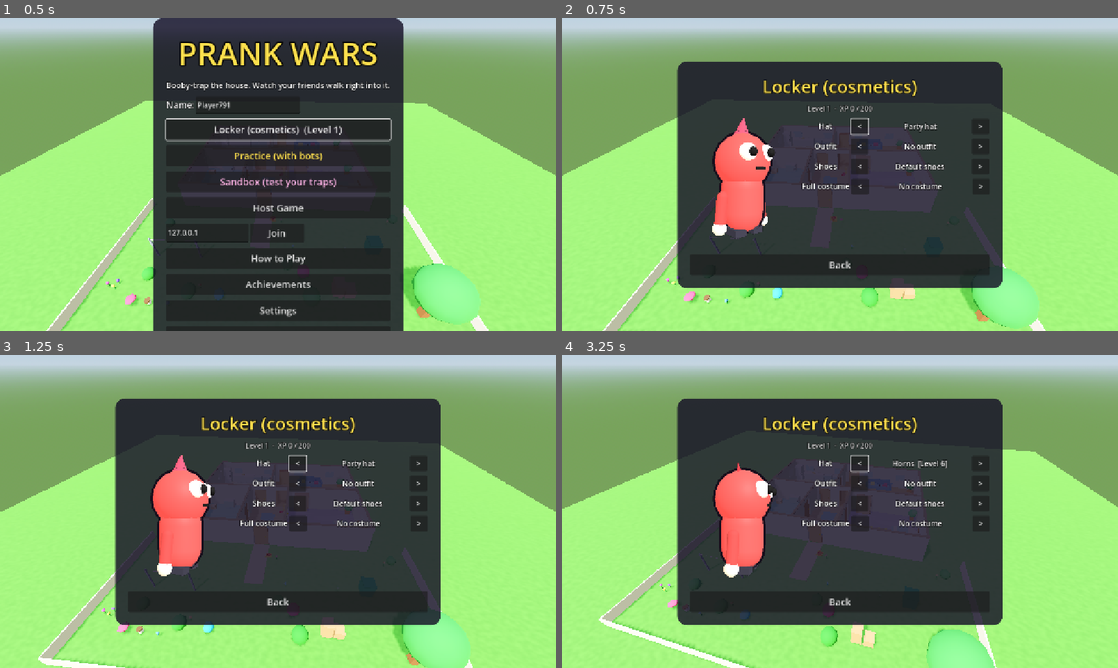
Above: before the commit, frames 1-4 (two rows, left to right).
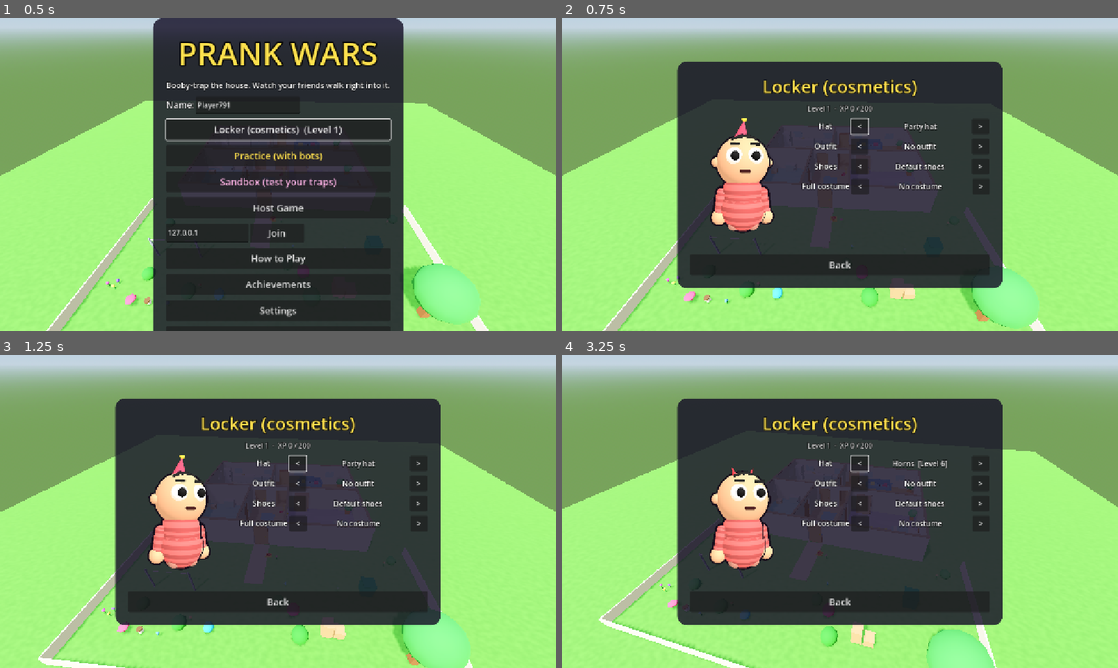
Above: after the commit, the same moments.

Repository: rraeyz/Prank_Wars
Game: Godot game, scene res://scenes/main.tscn
Two runs of this game, one before a commit and one after it. Both use one fixed random seed, a clock stepped at 60 frames per second and the inputs below.
Inputs (mouse positions are in pixels of both pictures, inside the frame that each line leads up to):
- Up to frame 1 (0.5 s): no input
- Up to frame 2 (0.75 s): click "Locker (cosmetics) (Level 1)" at 0.5 s
- Up to frame 3 (1.25 s): no input
- Up to frame 4 (3.25 s): tap Enter (chat) at 1.25 s; move the mouse to (962, 495) at 1.27 s; hold D (move_right) 1.28-2.03 s; tap G (ghost) at 1.35, 2.3 s; click (962, 495) at 1.42 s; tap Space (jump) at 1.52, 2.27 s; tap V (taunt) at 1.55, 2.1, 3.05 s; move the mouse to (728, 527) at 2.02 s; hold S (move_down) 2.03-2.78 s; move the mouse to (895, 442) at 2.77 s; hold D (move_right) from 2.78 s (still down); click (895, 442) at 2.85 s

Frame 1 is identical in both runs. In frame 2, 2.7% of the frame differs, in the area x 26-39%, y 32-71%; in frame 3, 2.7%; in frame 4, 2.7%.

Commit message:
Yeni karakterler: pijamalı, büyük kafalı ev arkadaşları; ten/saç çeşitleri, desenli pijama, terlik, kocaman eller; duruma göre değişen yüz (korku, sinsi, surat asma, göz kırpma)
Co-Authored-By: Claude Opus 5.5 <noreply@anthropic.com>
Claude-Session: https://claude.ai/code/session_01JFvHhXoGGsaEn8ymwmaVcf

Diff:
--- a/scripts/avatar.gd
+++ b/scripts/avatar.gd
@@ -69,6 +69,15 @@
 var _mess_color := Color.WHITE
 var _flour := 0.0
 var _stars: Node3D
+var _skin_mat: StandardMaterial3D
+var _hair: Node3D
+var _eyes: Array = []
+var _brows: Array = []
+var _cheeks: Array = []
+var _mouth: MeshInstance3D
+var _teeth: MeshInstance3D
+var _blink_at := 0.0
+var _skin_base := Color.WHITE
 var _head: Node3D
 var _lamp: OmniLight3D
 var _umbrella: Node3D
@@ -120,35 +129,102 @@
 		collision_mask = 0
 
 
+const SKIN_TONES := [Color("f6d2b8"), Color("e8b48f"), Color("c68863"), Color("8d5a3b"), Color("f1c27d"), Color("5c3b28")]
+const HAIR_COLORS := [Color("3b2417"), Color("e8c15a"), Color("b5462b"), Color("1a1a1a"), Color("7a4b2a"), Color("d9d9d9")]
+static var _pattern_cache := {}
+
+
+## Pajama fabric: the player's color with dots / stripes / checks (made in code, no image files).
+static func _pajama_tex(c: Color, kind: int) -> ImageTexture:
+	var key := "%s%d" % [c.to_html(), kind]
+	if _pattern_cache.has(key):
+		return _pattern_cache[key]
+	var img := Image.create(64, 64, false, Image.FORMAT_RGB8)
+	var light := Color.WHITE
+	for y in 64:
+		for x in 64:
+			var on := false
+			match kind:
+				0:
+					on = Vector2(x % 16 - 8, y % 16 - 8).length() < 3.5
+				1:
+					on = (y / 8) % 2 == 0
+				2:
+					on = ((x / 8) + (y / 8)) % 2 == 0
+			img.set_pixel(x, y, light if on else c)
+	var t := ImageTexture.create_from_image(img)
+	_pattern_cache[key] = t
+	return t
+
+
 func _build_visual() -> void:
 	body_root = Node3D.new()
 	add_child(body_root)
+	var skin: Color = SKIN_TONES[(slot * 7) % SKIN_TONES.size()]
+	# pajama body: pear-shaped, patterned fabric, white cuffs
 	_mat = StandardMaterial3D.new()
 	_mat.albedo_color = color
-	_mat.roughness = 0.6
+	_mat.albedo_texture = _pajama_tex(Color(0.74, 0.74, 0.74), slot % 3)
+	_mat.uv1_scale = Vector3(3, 2, 1)
+	_mat.roughness = 0.85
 	U.outline(_mat, 0.03)
-	var torso := U.capsule(0.31, 0.95, color, Vector3(0, -0.22, 0), body_root)
+	var torso := U.capsule(0.33, 0.9, color, Vector3(0, -0.24, 0), body_root)
 	torso.material_override = _mat
+	var belly := U.sphere(0.37, color, Vector3(0, -0.42, 0), body_root, 16)
+	belly.material_override = _mat
+	U.cyl(0.2, 0.06, Color.WHITE, Vector3(0, 0.08, 0), body_root)  # collar
 	# head pivot: eyes, mouth, hat and stars ride on it so the "big heads" rule can scale it
 	_head = Node3D.new()
-	_head.position = Vector3(0, 0.32, 0)
+	_head.position = Vector3(0, 0.36, 0)
 	body_root.add_child(_head)
-	var head := U.sphere(0.4, color, Vector3.ZERO, _head, 18)
-	head.material_override = _mat
+	_skin_mat = StandardMaterial3D.new()
+	_skin_mat.albedo_color = skin
+	_skin_base = skin
+	_skin_mat.roughness = 0.7
+	U.outline(_skin_mat, 0.025)
+	var head := U.sphere(0.43, skin, Vector3.ZERO, _head, 20)
+	head.material_override = _skin_mat
 	for sx in [-1.0, 1.0]:
-		U.sphere(0.12, Color.WHITE, Vector3(0.15 * sx, 0.10, -0.31), _head)
-		var pupil := U.sphere(0.06, Color("111111"), Vector3(0.15 * sx, 0.10, -0.41), _head)
+		var ear := U.sphere(0.09, skin, Vector3(0.42 * sx, 0.0, 0.02), _head, 8)
+		ear.material_override = _skin_mat
+	# hair tuft
+	_hair = Node3D.new()
+	_head.add_child(_hair)
+	var hc: Color = HAIR_COLORS[(slot * 3) % HAIR_COLORS.size()]
+	for k in 4:
+		var tuft := U.sphere(0.13 - k * 0.012, hc, Vector3(-0.12 + k * 0.08, 0.36 - absf(k - 1.5) * 0.03, -0.08 - k * 0.02), _hair, 8)
+		tuft.scale = Vector3(1, 0.8, 1)
+	# face
+	for sx in [-1.0, 1.0]:
+		var eye := U.sphere(0.13, Color.WHITE, Vector3(0.15 * sx, 0.08, -0.34), _head, 12)
+		_eyes.append(eye)
+		var pupil := U.sphere(0.065, Color("111111"), Vector3(0.15 * sx, 0.08, -0.45), _head)
 		_pupils.append(pupil)
+		var brow := Node3D.new()
+		brow.position = Vector3(0.15 * sx, 0.25, -0.38)
+		_head.add_child(brow)
+		U.box(Vector3(0.14, 0.035, 0.03), hc.darkened(0.2), Vector3.ZERO, brow)
+		_brows.append(brow)
+		var cheek := U.sphere(0.06, Color("ff8fa3"), Vector3(0.26 * sx, -0.08, -0.33), _head, 8)
+		cheek.scale = Vector3(1, 0.6, 0.4)
+		_cheeks.append(cheek)
+	_mouth = U.capsule(0.03, 0.16, Color("3a0f0f"), Vector3(0, -0.14, -0.41), _head)
+	_mouth.rotation.z = PI / 2.0
+	_teeth = U.box(Vector3(0.1, 0.03, 0.02), Color.WHITE, Vector3(0, -0.125, -0.43), _head)
+	# arms with big mitten hands, slippers
+	for sx in [-1.0, 1.0]:
 		var arm := Node3D.new()
-		arm.position = Vector3(0.33 * sx, -0.12, 0)
+		arm.position = Vector3(0.34 * sx, -0.1, 0)
 		body_root.add_child(arm)
-		var am := U.capsule(0.08, 0.5, color.darkened(0.15), Vector3(0, -0.22, 0), arm)
+		var am := U.capsule(0.09, 0.48, color, Vector3(0, -0.2, 0), arm)
+		am.material_override = _mat
 		am.name = "Arm"
-		U.sphere(0.1, Color("fff1e0"), Vector3(0, -0.47, 0), arm)
+		var hand := U.sphere(0.13, skin, Vector3(0, -0.46, 0), arm, 10)
+		hand.material_override = _skin_mat
 		_arms.append(arm)
-		var foot := U.box(Vector3(0.18, 0.1, 0.28), Color("333344"), Vector3(0.15 * sx, -0.66, -0.04), body_root)
+		var foot := U.capsule(0.1, 0.34, color.darkened(0.45).lerp(Color("f7e1c6"), 0.5), Vector3(0.16 * sx, -0.66, -0.05), body_root)
+		foot.rotation.x = PI / 2.0
 		_feet.append(foot)
-	U.box(Vector3(0.16, 0.035, 0.02), Color("111111"), Vector3(0, -0.10, -0.39), _head)  # mouth
 	_splats = Node3D.new()
 	body_root.add_child(_splats)
 	_hat = Node3D.new()
@@ -524,7 +600,7 @@
 		var dt := minf(delta, 1.0 / 30.0)
 		_pupil_v[i] = (_pupil_v[i] + (target - _pupil_off[i]) * 300.0 * dt).limit_length(3.0) * 0.85
 		_pupil_off[i] = (_pupil_off[i] + _pupil_v[i] * dt).limit_length(0.08)
-		var base := Vector3(0.15 * (-1.0 if i == 0 else 1.0), 0.10, -0.41)
+		var base := Vector3(0.15 * (-1.0 if i == 0 else 1.0), 0.08, -0.45)
 		_pupils[i].position = base + _pupil_off[i].limit_length(0.06)
 	var rule: String = world.modifier if world else ""
 	var hs := 1.75 if rule == "bighead" else 1.0
@@ -558,11 +634,78 @@
 	_tape.visible = (flags & F.STUCK) != 0
 	if _tape.visible:
 		_tape.global_position = Vector3(p.x, maxf(p.y - HALF_H, 0.0) + HALF_H, p.z)
-	var c := color
+	var c := color.lightened(0.15)
 	if mess > 0.0:
 		c = c.lerp(_mess_color, clampf(mess / 160.0, 0.0, 0.45))
 	c = c.lerp(Color.WHITE, _flour)
 	if (flags & F.WET) != 0:
 		c = c.darkened(0.25)
 	_mat.albedo_color = c
+	if _skin_mat and _flour > 0.0:
+		_skin_mat.albedo_color = _skin_base.lerp(Color.WHITE, _flour)
+	_update_face(knocked)
+	if _skin_mat and _flour > 0.0:
+		_skin_mat.albedo_color = _skin_base.lerp(Color.WHITE, _flour)
+	_update_face(knocked)
 	_label.visible = world == null or world.show_names
+
+
+## Cartoon face: brows + mouth + eye size tell how the bean feels (readable in clips).
+func _update_face(knocked: bool) -> void:
+	var now := Time.get_ticks_msec() * 0.001
+	var mood := "neutral"
+	if knocked or (flags & F.PANIC) != 0:
+		mood = "scared"
+	elif (flags & (F.WET | F.STUCK | F.HAT)) != 0:
+		mood = "grumpy"
+	elif now < taunt_until:
+		mood = "smug"
+	elif (flags & F.ACT) != 0:
+		mood = "focus"
+	elif world and world.phase == "setup" and team == world.trapper_team:
+		mood = "sneaky"
+	var brow_rot := 0.0
+	var brow_y := 0.25
+	var mouth_scale := Vector3(1, 1, 1)
+	var eye_s := 1.0
+	var teeth := false
+	var blush := false
+	match mood:
+		"scared":
+			brow_rot = -0.35
+			brow_y = 0.31
+			mouth_scale = Vector3(2.2, 2.6, 1)
+			eye_s = 1.25
+		"grumpy":
+			brow_rot = 0.4
+			brow_y = 0.22
+			mouth_scale = Vector3(0.7, 0.6, 1)
+		"smug":
+			brow_rot = 0.25
+			mouth_scale = Vector3(1.4, 1.0, 1)
+			teeth = true
+			blush = true
+		"sneaky":
+			brow_rot = 0.3
+			brow_y = 0.23
+			mouth_scale = Vector3(1.2, 0.8, 1)
+			eye_s = 0.85
+			teeth = true
+		"focus":
+			brow_rot = 0.15
+			mouth_scale = Vector3(0.5, 0.5, 1)
+	if now > _blink_at:
+		_blink_at = now + randf_range(2.5, 5.0)
+	var blinking := now > _blink_at - 0.12 and mood != "scared"
+	for i in 2:
+		var sx := -1.0 if i == 0 else 1.0
+		var br: Node3D = _brows[i]
+		br.rotation.z = lerp_angle(br.rotation.z, brow_rot * sx, 0.3)
+		br.position.y = lerpf(br.position.y, brow_y, 0.3)
+		var e: MeshInstance3D = _eyes[i]
+		var ey := 0.1 if blinking else eye_s
+		e.scale = e.scale.lerp(Vector3(eye_s, ey, eye_s), 0.4)
+		_pupils[i].visible = not blinking
+		_cheeks[i].visible = blush or mood == "scared"
+	_mouth.scale = _mouth.scale.lerp(mouth_scale, 0.3)
+	_teeth.visible = teeth
--- a/scripts/cosmetics.gd
+++ b/scripts/cosmetics.gd
@@ -101,11 +101,17 @@
 		_:
 			return
 	m.albedo_color = Color(a.color, 0.55) if id == "skin_ghost" else a.color
+	m.albedo_texture = null
+	a._skin_mat.albedo_color = m.albedo_color
+	a._skin_base = m.albedo_color
+	if id == "skin_ghost":
+		a._skin_mat.transparency = BaseMaterial3D.TRANSPARENCY_ALPHA
+	a._hair.visible = false
 
 
 static func _hat(a: Node, id: String) -> void:
 	var h := Node3D.new()
-	h.position = Vector3(0, 0.36, 0)
+	h.position = Vector3(0, 0.4, 0)
 	a._head.add_child(h)
 	match id:
 		"hat_party":
@@ -145,23 +151,23 @@
 	match id:
 		"outfit_stripes":
 			for k in 3:
-				U.cyl(0.322, 0.06, Color.WHITE, Vector3(0, -0.12 - k * 0.15, 0), b)
+				U.cyl(0.345, 0.06, Color.WHITE, Vector3(0, -0.12 - k * 0.15, 0), b)
 		"outfit_overalls":
-			U.capsule(0.318, 0.55, Color("3a5ba0"), Vector3(0, -0.42, 0), b)
+			U.capsule(0.38, 0.6, Color("3a5ba0"), Vector3(0, -0.42, 0), b)
 			for sx in [-1.0, 1.0]:
-				U.box(Vector3(0.06, 0.35, 0.62), Color("3a5ba0"), Vector3(0.14 * sx, -0.08, 0), b)
+				U.box(Vector3(0.06, 0.35, 0.7), Color("3a5ba0"), Vector3(0.14 * sx, -0.08, 0), b)
 		"outfit_hoodie":
-			U.capsule(0.322, 0.8, Color("7b2cbf"), Vector3(0, -0.28, 0), b)
+			U.capsule(0.35, 0.8, Color("7b2cbf"), Vector3(0, -0.28, 0), b)
 			var hood := U.sphere(0.3, Color("6a1fb0"), Vector3(0, 0.2, 0.22), b, 10)
 			hood.scale = Vector3(1.1, 0.8, 0.6)
 		"outfit_tuxedo":
-			U.capsule(0.322, 0.8, Color("1d1d22"), Vector3(0, -0.28, 0), b)
-			U.box(Vector3(0.2, 0.5, 0.05), Color.WHITE, Vector3(0, -0.2, -0.31), b)
-			U.box(Vector3(0.18, 0.06, 0.05), Color("d00000"), Vector3(0, 0.02, -0.34), b)
+			U.capsule(0.35, 0.8, Color("1d1d22"), Vector3(0, -0.28, 0), b)
+			U.box(Vector3(0.2, 0.5, 0.05), Color.WHITE, Vector3(0, -0.2, -0.345), b)
+			U.box(Vector3(0.18, 0.06, 0.05), Color("d00000"), Vector3(0, 0.02, -0.37), b)
 		"outfit_hero":
-			var cape := U.box(Vector3(0.6, 0.95, 0.04), Color("d00000"), Vector3(0, -0.3, 0.33), b)
+			var cape := U.box(Vector3(0.6, 0.95, 0.04), Color("d00000"), Vector3(0, -0.3, 0.38), b)
 			cape.rotation.x = 0.12
-			var emblem := U.cyl(0.1, 0.02, Color("ffd60a"), Vector3(0, -0.1, -0.32), b)
+			var emblem := U.cyl(0.1, 0.02, Color("ffd60a"), Vector3(0, -0.1, -0.35), b)
 			emblem.rotation.x = PI / 2.0
 
 
--- a/scripts/menu.gd
+++ b/scripts/menu.gd
@@ -399,6 +399,7 @@
 var _locker_info: Label
 var _buy_btn: Button
 var _buy_id := ""
+var _t_prev := 0.0
 
 
 func _build_locker() -> void:
@@ -419,7 +420,7 @@
 	_preview_vp.size = Vector2i(240, 300)
 	svc.add_child(_preview_vp)
 	var cam := Camera3D.new()
-	cam.position = Vector3(0, 0.9, 2.6)
+	cam.position = Vector3(0, 1.0, 3.0)
 	cam.fov = 40.0
 	_preview_vp.add_child(cam)
 	cam.look_at.call_deferred(Vector3(0, 0.75, 0))
@@ -498,13 +499,14 @@
 	a.setup(null, {"name": "", "team": 0, "bot": true, "color": 0, "look": shown}, 1, 0)
 	a.freeze = true
 	a.position = Vector3(0, 0.75, 0)
-	a.rotation.y = PI + 0.5
+	a.rotation.y = PI
 	_preview_av = a
 
 
 func _process(delta: float) -> void:
 	if _preview_av and is_instance_valid(_preview_av) and _screens["locker"].visible:
-		_preview_av.rotation.y += delta * 0.8
+		_preview_av.rotation.y = PI + sin(_t_prev) * 0.6
+		_t_prev += delta
 
 
 # ------------------------------------------------------------------ Steam room browser
